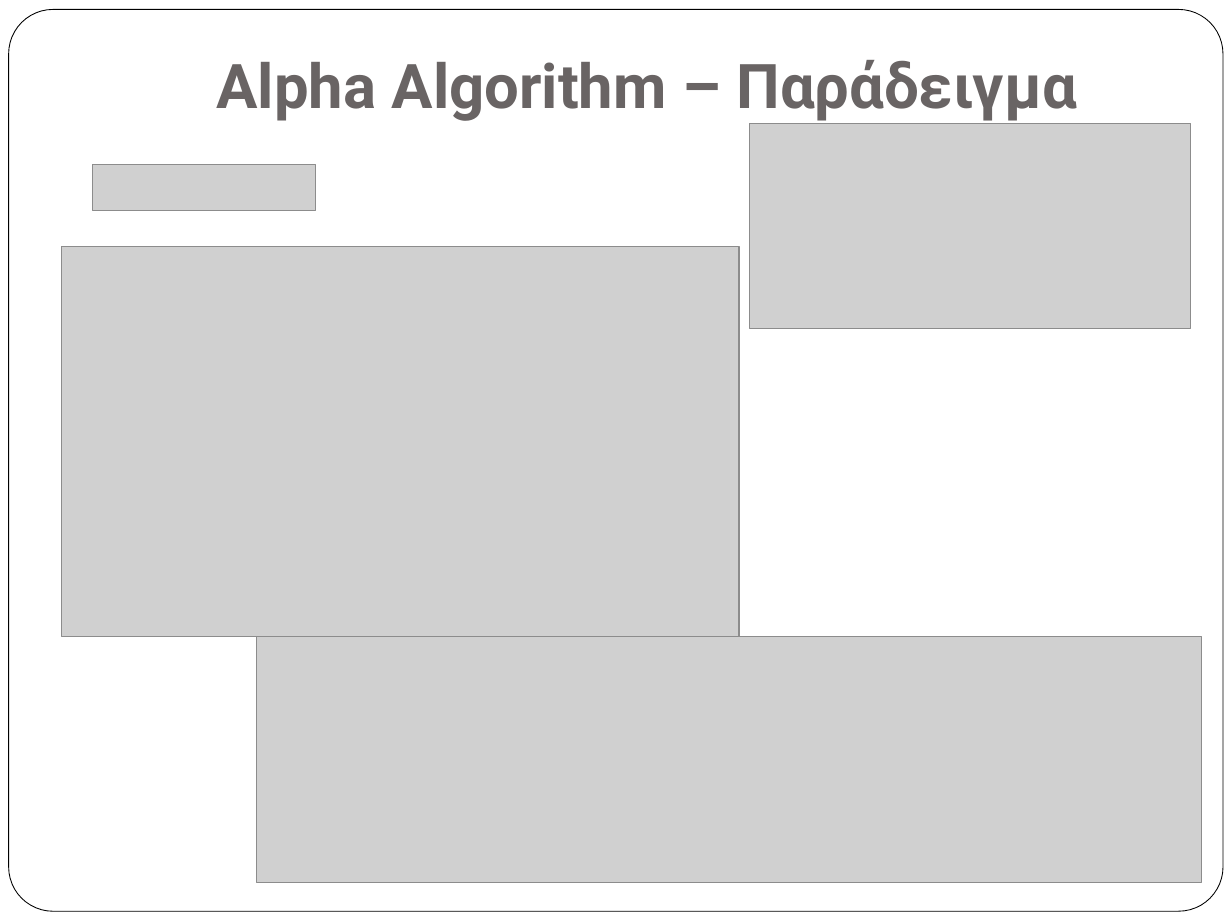
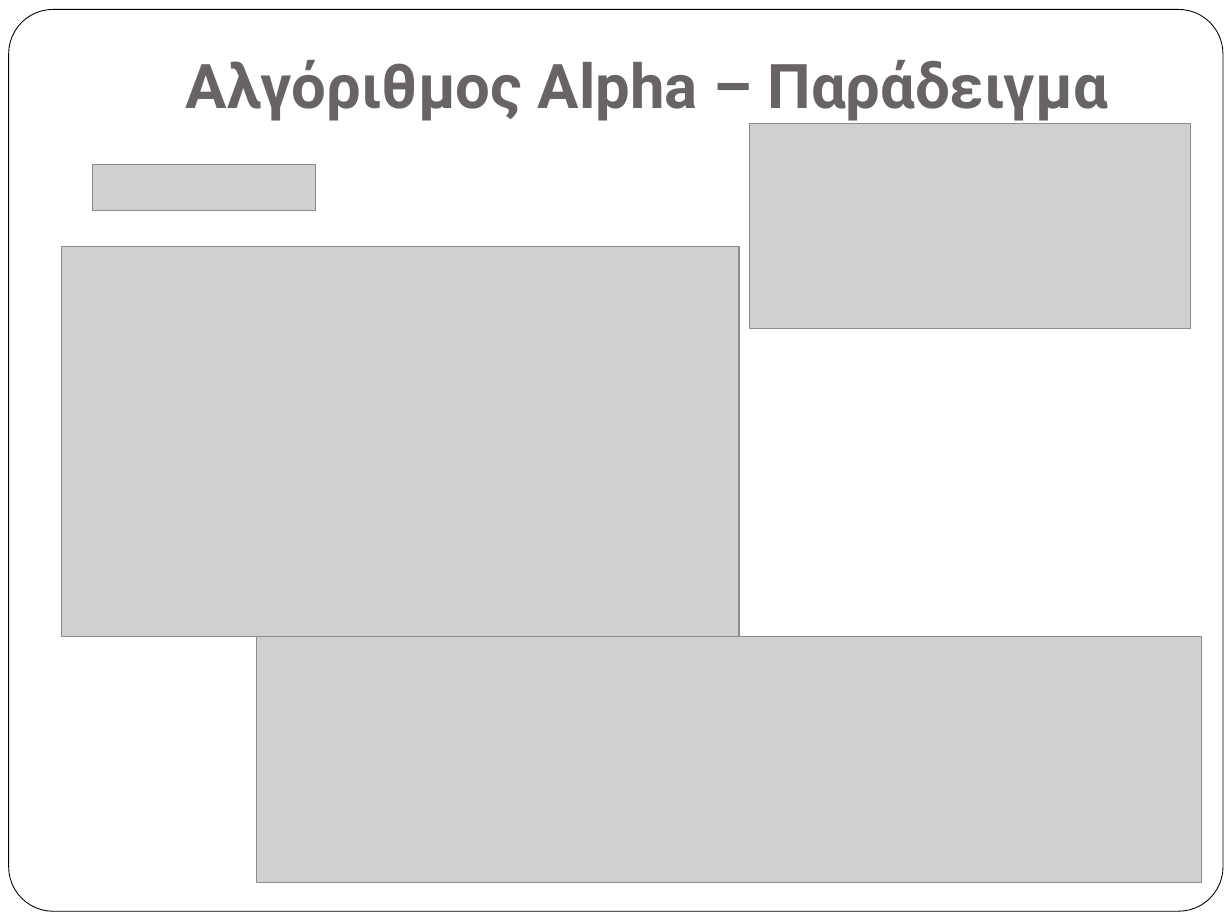
Before and after one commit to vlasisPit/alpha-algorithm-reports, a slide deck: slide 11 of excel/vlasisPitsios_masterThesis.pptx (slide 9 before the commit). Drawn at 1232x924 pixels with LibreOffice and Linux fonts; fonts in the diff are those of the drawing; grey boxes stand for pictures. Boxes give left, top, right and bottom in pixels: in the first picture for what was removed or moved away, otherwise in the second. Text is boxed around its words. In the diff, an @@ line names an element or a change of style, - is before the commit and + after.

```diff
--- a/excel/vlasisPitsios_masterThesis.pptx
+++ b/excel/vlasisPitsios_masterThesis.pptx
@@ title at [185, 60, 1108, 121]: text changed @@
-Alpha Algorithm – Παράδειγμα
+Αλγόριθμος Alpha – Παράδειγμα
```
Also in this commit, not shown: 17 other slides changed, 3 slides added, 1 other file.
